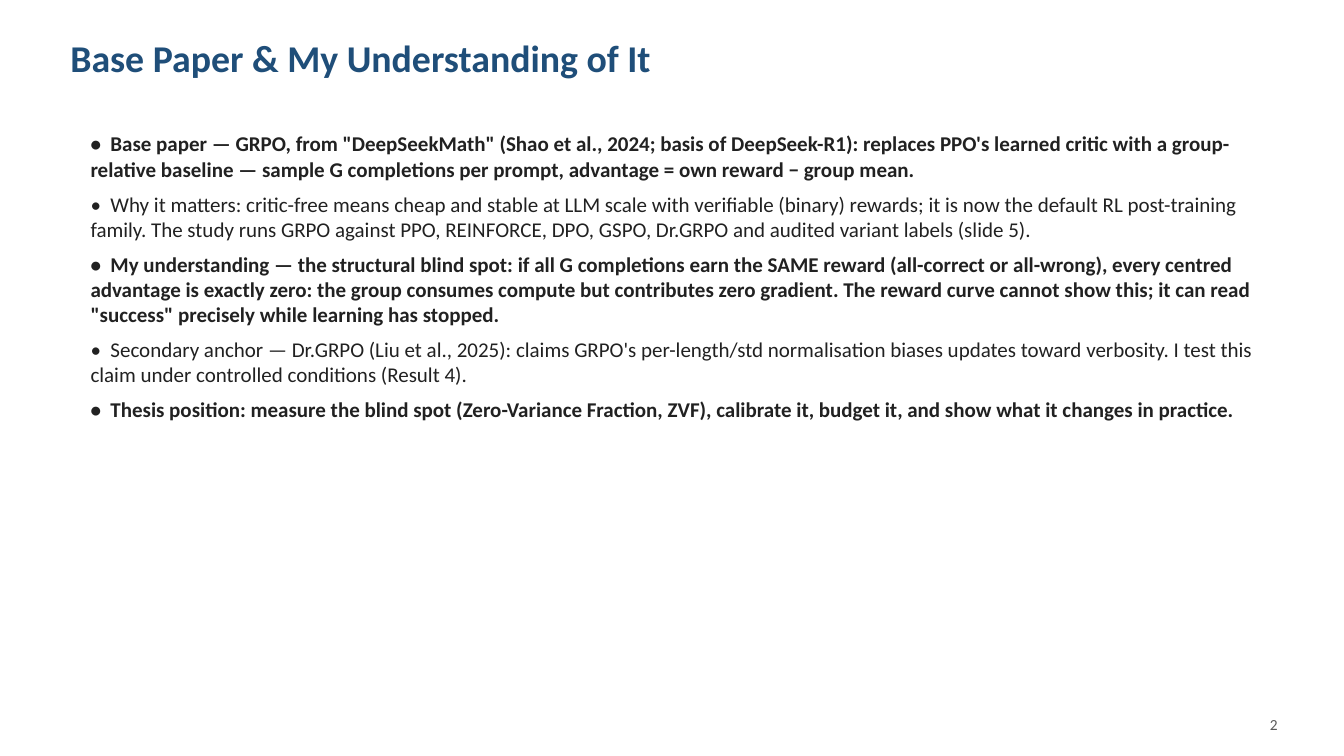
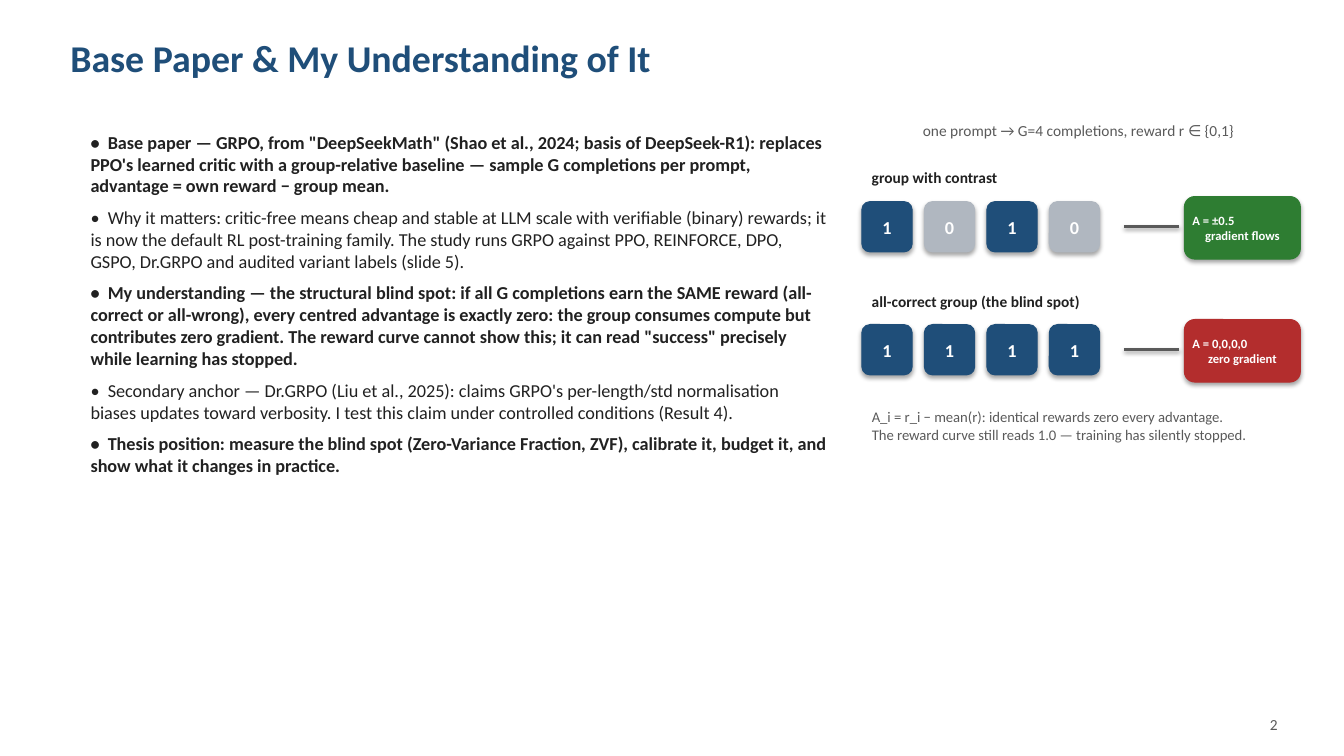
Before and after one commit to arvindcr4/tinker-rl-lab, a slide deck: slide 2 of outputs/PESU_MTech_Phase1_Session1_Review_ArvindCR.pptx. Drawn at 1344x756 pixels with LibreOffice and Linux fonts; fonts in the diff are those of the drawing. Boxes give left, top, right and bottom in pixels: in the first picture for what was removed or moved away, otherwise in the second. Text is boxed around its words. In the diff, an @@ line names an element or a change of style, - is before the commit and + after.

Commit message:
feat(deck): add diagrams — mechanism, architecture, U-shape kernel, budget trajectories
- Slide 2: native-shapes mechanism diagram — a contrast group (1,0,1,0 ->
  advantages +/-0.5, gradient flows) vs an all-correct group (1,1,1,1 ->
  advantages all zero) with the silent-failure punchline.
- Slide 4: layered architecture diagram (Training -> Telemetry ->
  Evaluation -> Audit pipeline with zvf-triage and W&B/HF mirror boxes)
  replacing the bullet wall; design-rule footer.
- Slide 7: U-shape kernel h_G(p) plot (matplotlib, regenerated on every
  build into outputs/deck_assets/).
- Slide 8: matched-budget trajectory schematic mirroring the corrected
  thesis Fig 4.1 (G=2 reward->1.0 as ZVF climbs into the wall; G=16
  mid-learning, ZVF low; signal-gone marker at 0.72).
Build now needs matplotlib: uv run --with python-pptx,matplotlib.

```diff
--- a/outputs/PESU_MTech_Phase1_Session1_Review_ArvindCR.pptx
+++ b/outputs/PESU_MTech_Phase1_Session1_Review_ArvindCR.pptx
@@ text "• Base paper — GRPO, ..." at [91, 135, 826, 475]: size 15 to 13 pt @@
@@ text added at [923, 125, 1234, 139], 11 pt, text #5A5A5A @@
+one prompt → G=4 completions, reward r ∈ {0,1}
@@ text added at [872, 172, 997, 186], 11 pt, text #212121, bold @@
+group with contrast
@@ rounded rectangle added at [862, 202, 912, 252], fill #1F4E79, outline #1F4E79 0.75 pt, 13 pt, text #FFFFFF, bold @@
+1
@@ rounded rectangle added at [925, 202, 975, 252], fill #B0B7C0, outline #B0B7C0 0.75 pt, 13 pt, text #FFFFFF, bold @@
+0
@@ rounded rectangle added at [987, 202, 1037, 252], fill #1F4E79, outline #1F4E79 0.75 pt, 13 pt, text #FFFFFF, bold @@
+1
@@ rounded rectangle added at [1050, 202, 1100, 252], fill #B0B7C0, outline #B0B7C0 0.75 pt, 13 pt, text #FFFFFF, bold @@
+0
@@ rounded rectangle added at [1185, 197, 1301, 259], fill #2E7D32, outline #2E7D32 0.75 pt, 9 pt, text #FFFFFF, bold @@
+A = ±0.5
+gradient flows
@@ line added from (1124, 227) to (1180, 227), #5A5A5A 2 pt @@
@@ text added at [872, 295, 1080, 310], 11 pt, text #212121, bold @@
+all-correct group (the blind spot)
@@ rounded rectangle added at [862, 325, 912, 375], fill #1F4E79, outline #1F4E79 0.75 pt, 13 pt, text #FFFFFF, bold @@
+1
@@ rounded rectangle added at [925, 325, 975, 375], fill #1F4E79, outline #1F4E79 0.75 pt, 13 pt, text #FFFFFF, bold @@
+1
@@ rounded rectangle added at [987, 325, 1037, 375], fill #1F4E79, outline #1F4E79 0.75 pt, 13 pt, text #FFFFFF, bold @@
+1
@@ rounded rectangle added at [1050, 325, 1100, 375], fill #1F4E79, outline #1F4E79 0.75 pt, 13 pt, text #FFFFFF, bold @@
+1
@@ rounded rectangle added at [1185, 320, 1301, 382], fill #B32D2D, outline #B32D2D 0.75 pt, 9 pt, text #FFFFFF, bold @@
+A = 0,0,0,0
+zero gradient
@@ line added from (1124, 350) to (1180, 350), #5A5A5A 2 pt @@
@@ text added at [872, 411, 1246, 443], 10.5 pt, text #5A5A5A @@
+A_i = r_i − mean(r): identical rewards zero every advantage.
+The reward curve still reads 1.0 — training has silently stopped.
```
Also in this commit, not shown: 3 other slides changed, 3 other files.
